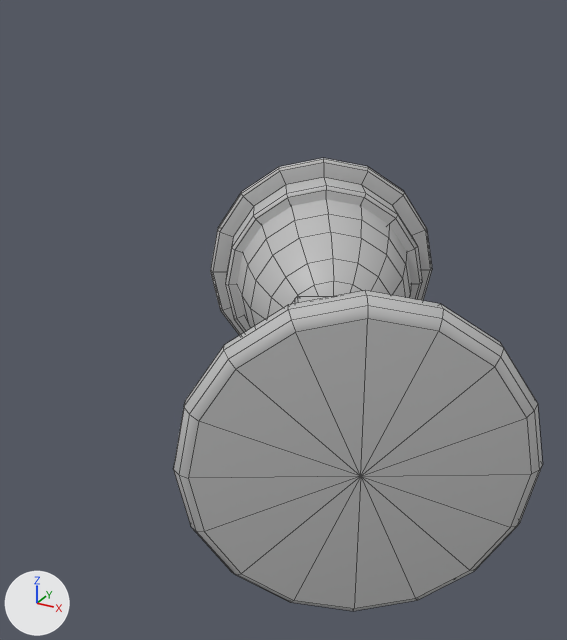
The FBX model Assets/Art/Model/ChessAdditive/Chess_1.fbx: old version first, new version second.
Camera for both pictures: a 50 mm camera at (0.0257, -0.0386, 0.025) aimed at (0.0013, 0.0057, 0.0029). Lighting does not change. The marker at lower left points along +X, +Y and +Z. The picture after the commit comes second. Mesh edges are drawn as thin lines. Where no turn or scale is listed for an object, it has been applied to the vertices.

The first picture shows 'Chess_1_1', 'Chess_1_2'.
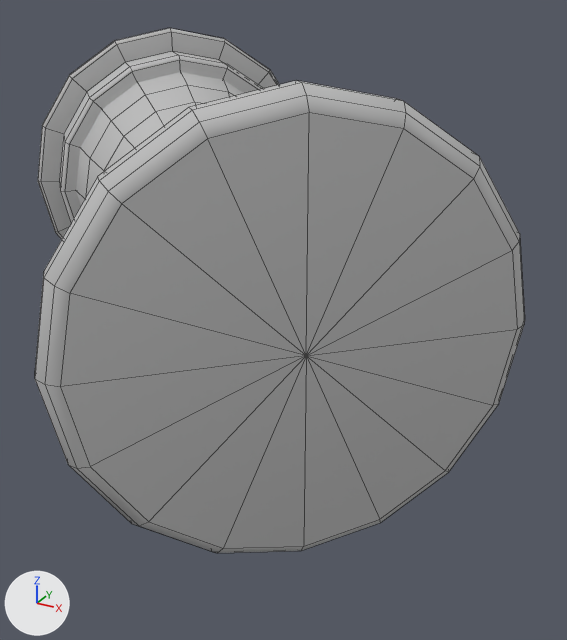
What changed in the scene script:
```text
Change me_mesh_001:
    used by ob_chess_1_2; location = (0.0, 0.0, 0.0)
    remove me_mesh_001.from_pydata(...)  # 546 vertices, 544 faces; spans x -0.0108..0.0159, y -0.0033..0.0268, z -0.0091..0.007
    add me_mesh_001.from_pydata(...)  # 546 vertices, 544 faces; spans x -0.0151..0.0142, y -0.0027..0.0268, z -0.0091..0.007
    me_mesh_001 part 2: the whole mesh is turned 14.6 degrees about the z axis through the mesh origin
Change me_mesh:
    used by ob_chess_1_1; location = (0.0, 0.0, 0.0)
    remove me_mesh.from_pydata(...)  # 284 vertices, 314 faces; spans x -0.0151..0.0203, y -0.0086..0.032, z -0.0117..0.0097
    add me_mesh.from_pydata(...)  # 284 vertices, 314 faces; spans x -0.0201..0.0192, y -0.0077..0.0317, z -0.0117..0.0097
    me_mesh part 1: the whole mesh is turned 14.6 degrees about the z axis through the mesh origin
Change ob_chess_1_2:
    ob_chess_1_2.location: (0.0, 0.0, 0.0) -> (0.00045, -0.01201, 0.01174)
Change ob_chess_1_1:
    ob_chess_1_1.location: (0.0, 0.0, 0.0) -> (0.00045, -0.01201, 0.01174)
```

What differs and where, as boxes [x1, y1, x2, y2] in the pictures (567 x 640 px):
'Chess_1_1', moved, turned
    before: [173, 158, 543, 611]
    after: [35, 28, 525, 553]
'Chess_1_2', moved, turned
    before: [237, 199, 411, 328]
    after: [76, 72, 244, 205]
